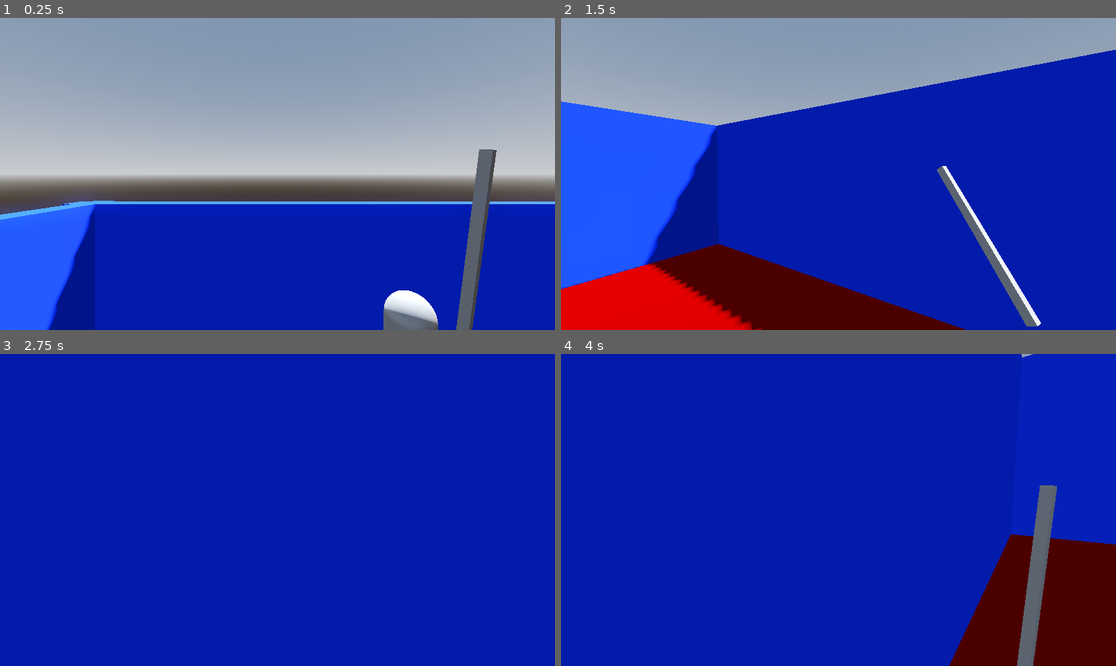
Above: before the commit, frames 1-4 (two rows, left to right).
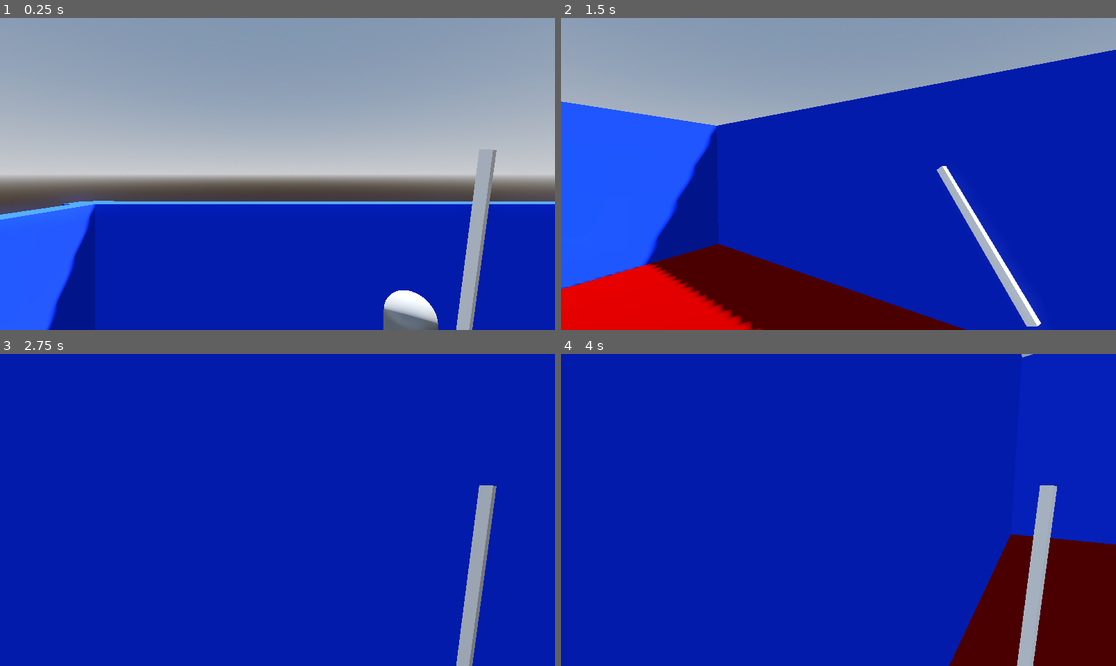
Above: after the commit, the same moments.

Repository: Zku11y/GameJam-Rabat-Dec-2025
Game: Godot game, scene res://tmp_world.tscn
The game is run twice, just before and just after one commit, with the same random seed, the same clock (stepped at 60 frames per second) and the same inputs.
Inputs (mouse positions are in pixels of both pictures, inside the frame that each line leads up to):
- Up to frame 1 (0.25 s): no input
- Up to frame 2 (1.5 s): tap Enter (ui_accept) at 0.5 s; move the mouse to (866, 174) at 0.52 s; hold W (forward) from 0.53 s (still down); right-click (866, 174) at 0.6 s; tap Space (jump) at 0.77 s; move the mouse to (810, 174) at 1.27 s; click (810, 174) at 1.35 s
- Up to frame 3 (2.75 s): keep holding W (forward); tap Space (jump) at 1.52 s; right-click (249, 510) at 1.55 s; move the mouse to (288, 503) at 2.02 s; tap Ctrl (dash) at 2.1 s; right-click (288, 503) at 2.3 s
- Up to frame 4 (4 s): keep holding W (forward); tap Enter (ui_accept) at 2.75 s; move the mouse to (832, 516) at 2.77 s; tap Shift (run) at 2.85 s; tap Space (jump) at 3.02, 3.77 s; right-click (832, 516) at 3.05 s; move the mouse to (877, 513) at 3.52 s; right-click (877, 513) at 3.6 s

The runs differ from the first frame. In frame 1, 1.8% of the frame differs, in the area x 82-90%, y 42-100%; in frame 2, 0.9%; in frame 3, 1.8%; in frame 4, 1.8%.

Commit message:
changed game idea, added basic layout of the game level

Diff:
--- /dev/null
+++ b/game-jam-rabat-2025/gun.gd
@@ -0,0 +1,18 @@
+extends Node3D
+
+@onready var _anim = $AnimationPlayer
+var projectile = "res://projectile.tscn"
+
+func _ready() -> void:
+	pass # Replace with function body.
+
+
+# Called every frame. 'delta' is the elapsed time since the previous frame.
+func _physics_process(delta: float) -> void:
+	if Input.is_action_just_pressed("shoot"):
+		if !_anim.is_playing():
+			_anim.play("shoot")
+			var instance = projectile.instantiate()
+			instance.position = global_position
+			instance.transform.basis = global_transform.basis
+			add_child(instance)
--- /dev/null
+++ b/game-jam-rabat-2025/gun.tscn
@@ -0,0 +1,54 @@
+[gd_scene load_steps=6 format=3 uid="uid://6vouiiyq8bso"]
+
+[ext_resource type="Script" uid="uid://36qxxiryrk3s" path="res://gun.gd" id="1_vk1bi"]
+
+[sub_resource type="BoxMesh" id="BoxMesh_r8ywq"]
+
+[sub_resource type="Animation" id="Animation_vk1bi"]
+resource_name = "shoot"
+length = 0.183
+tracks/0/type = "value"
+tracks/0/imported = false
+tracks/0/enabled = true
+tracks/0/path = NodePath("MeshInstance3D:position")
+tracks/0/interp = 1
+tracks/0/loop_wrap = true
+tracks/0/keys = {
+"times": PackedFloat32Array(0, 0.029061256, 0.08715669),
+"transitions": PackedFloat32Array(1, 1, 1),
+"update": 0,
+"values": [Vector3(0, 0, 0), Vector3(0, 0, -0.095), Vector3(0, 0, 0)]
+}
+
+[sub_resource type="Animation" id="Animation_dk5gl"]
+length = 0.001
+tracks/0/type = "value"
+tracks/0/imported = false
+tracks/0/enabled = true
+tracks/0/path = NodePath("MeshInstance3D:position")
+tracks/0/interp = 1
+tracks/0/loop_wrap = true
+tracks/0/keys = {
+"times": PackedFloat32Array(0),
+"transitions": PackedFloat32Array(1),
+"update": 0,
+"values": [Vector3(0, 0, 0)]
+}
+
+[sub_resource type="AnimationLibrary" id="AnimationLibrary_kw0bs"]
+_data = {
+&"RESET": SubResource("Animation_dk5gl"),
+&"shoot": SubResource("Animation_vk1bi")
+}
+
+[node name="gun" type="Node3D"]
+script = ExtResource("1_vk1bi")
+
+[node name="MeshInstance3D" type="MeshInstance3D" parent="."]
+transform = Transform3D(0.20617092, 0, 0, 0, 0.25285178, 0, 0, 0, 0.8464816, 0, 0, 0)
+mesh = SubResource("BoxMesh_r8ywq")
+
+[node name="AnimationPlayer" type="AnimationPlayer" parent="."]
+libraries = {
+&"": SubResource("AnimationLibrary_kw0bs")
+}
--- /dev/null
+++ b/game-jam-rabat-2025/particle.gd
@@ -0,0 +1,15 @@
+extends Node3D
+
+const SPEED = 40.0
+
+@onready var projectile = $MeshInstance3D
+@onready var ray = $RayCast3D
+
+# Called when the node enters the scene tree for the first time.
+func _ready() -> void:
+	pass # Replace with function body.
+
+
+# Called every frame. 'delta' is the elapsed time since the previous frame.
+func _process(delta: float) -> void:
+	position += transform.basis * Vector3(0, 0, -SPEED) * delta
--- /dev/null
+++ b/game-jam-rabat-2025/particle.tscn
@@ -0,0 +1,15 @@
+[gd_scene load_steps=3 format=3 uid="uid://4cdcbd4wix1j"]
+
+[ext_resource type="Script" uid="uid://3lfkbbpiiq20" path="res://particle.gd" id="1_kgu82"]
+
+[sub_resource type="BoxMesh" id="BoxMesh_pxd2d"]
+
+[node name="Projectile" type="Node3D"]
+script = ExtResource("1_kgu82")
+
+[node name="MeshInstance3D" type="MeshInstance3D" parent="."]
+transform = Transform3D(0.07503265, 0, 0, 0, 0.067452274, 0, 0, 0, 1, 0, 0, 0)
+mesh = SubResource("BoxMesh_pxd2d")
+
+[node name="RayCast3D" type="RayCast3D" parent="."]
+target_position = Vector3(0, 0, -1)
--- a/game-jam-rabat-2025/project.godot
+++ b/game-jam-rabat-2025/project.godot
@@ -57,3 +57,8 @@
 "events": [Object(InputEventMouseButton,"resource_local_to_scene":false,"resource_name":"","device":-1,"window_id":0,"a …(258 unchanged characters)…
 ]
 }
+shoot={
+"deadzone": 0.2,
+"events": [Object(InputEventMouseButton,"resource_local_to_scene":false,"resource_name":"","device":-1,"window_id":0,"alt_pressed":false,"shift_pressed":false,"ctrl_pressed":false,"meta_pressed":false,"button_mask":2,"position":Vector2(210, 9),"global_position":Vector2(219, 57),"factor":1.0,"button_index":2,"canceled":false,"pressed":true,"double_click":false,"script":null)
+]
+}
--- /dev/null
+++ b/game-jam-rabat-2025/projectile.tscn
@@ -0,0 +1,15 @@
+[gd_scene load_steps=3 format=3 uid="uid://cp3kdsjsocmpg"]
+
+[ext_resource type="Script" uid="uid://3lfkbbpiiq20" path="res://particle.gd" id="1_a85iw"]
+
+[sub_resource type="BoxMesh" id="BoxMesh_pxd2d"]
+
+[node name="Projectile" type="Node3D"]
+script = ExtResource("1_a85iw")
+
+[node name="MeshInstance3D" type="MeshInstance3D" parent="."]
+transform = Transform3D(0.07503265, 0, 0, 0, 0.067452274, 0, 0, 0, 1, 0, 0, 0)
+mesh = SubResource("BoxMesh_pxd2d")
+
+[node name="RayCast3D" type="RayCast3D" parent="."]
+target_position = Vector3(0, 0, -1)
--- /dev/null
+++ b/game-jam-rabat-2025/trap_room.tscn
@@ -0,0 +1,84 @@
+[gd_scene load_steps=2 format=3 uid="uid://e2blkocqcr63"]
+
+[ext_resource type="PackedScene" uid="uid://b2k8p2oov605b" path="res://player.tscn" id="1_s5ofc"]
+
+[node name="map" type="Node3D"]
+
+[node name="CSGBox3D4" type="CSGBox3D" parent="."]
+transform = Transform3D(-4.371139e-08, 0, 1.4805597, 0, 4.248816, 0, -1, 0, -6.471732e-08, -0.06784016, 0.033252858, -1.7892692)
+use_collision = true
+size = Vector3(0.091796875, 1, 2.4761353)
+
+[node name="CSGBox3D5" type="CSGBox3D" parent="."]
+transform = Transform3D(-4.3711385e-08, 0, -1.4805596, 0, 4.2488155, 0, 0.99999994, 0, -6.471731e-08, -0.047363445, 0.0744494, 1.7108445)
+use_collision = true
+size = Vector3(0.091796875, 1, 2.4702454)
+
+[node name="CSGBox3D3" type="CSGBox3D" parent="."]
+transform = Transform3D(1, 0, 0, 0, 1, 0, 0, 0, 1, 5.3435774, -0.489, 0.256)
+use_collision = true
+size = Vector3(14.875916, 0.12841797, 4.4156494)
+
+[node name="CSGBox3D6" type="CSGBox3D" parent="."]
+transform = Transform3D(1, 0, 0, 0, 1, 0, 0, 0, 1, 0.03265381, 2.0934613, 0.25567627)
+use_collision = true
+size = Vector3(4.2547607, 0.12841797, 4.4156494)
+
+[node name="CSGCombiner3D" type="CSGCombiner3D" parent="."]
+transform = Transform3D(1.1707289, 0, 0, 0, 1.1707289, 0, 0, 0, 1.1707289, -1.8484309, 0.0020325705, -0.04406959)
+use_collision = true
+
+[node name="CSGBox3D10" type="CSGBox3D" parent="CSGCombiner3D"]
+transform = Transform3D(1, 0, 0, 0, 4.248816, 0, 0, 0, 1, 0, 0.069232814, 0)
+use_collision = true
+size = Vector3(0.091796875, 0.85302734, 3.0621338)
+
+[node name="CSGBox3D7" type="CSGBox3D" parent="CSGCombiner3D"]
+transform = Transform3D(0.8541687, 0, 0, 0, 0.8541687, 0, 0, 0, 0.8541687, -0.022643685, -0.05904379, 0.15519832)
+operation = 2
+size = Vector3(0.23956299, 0.7147827, 0.43766785)
+
+[node name="CSGBox3D2" type="CSGBox3D" parent="CSGCombiner3D"]
+transform = Transform3D(-1, 0, 1.5099582e-07, 0, 4.248816, 0, -1.5099582e-07, 0, -1, 3.048754, -0.24299705, -0.031655308)
+size = Vector3(0.091796875, 1, 3.1203613)
+
+[node name="CSGBox3D8" type="CSGBox3D" parent="CSGCombiner3D"]
+transform = Transform3D(0.8541687, 0, 0, 0, 0.8541687, 0, 0, 0, 0.8541687, 3.0475068, -0.06204093, 0.15519832)
+operation = 2
+size = Vector3(0.23956299, 0.74803925, 0.43766785)
+
+[node name="CSGBox3D3" type="CSGBox3D" parent="CSGCombiner3D"]
+transform = Transform3D(-1, 0, 1.5099582e-07, 0, 4.1320043, 0, -1.5099582e-07, 0, -1, 9.253074, -0.22330095, -0.031655308)
+size = Vector3(0.091796875, 1, 3.1203613)
+
+[node name="CSGBox3D9" type="CSGBox3D" parent="CSGCombiner3D"]
+transform = Transform3D(0.8541687, 0, 0, 0, 0.8541687, 0, 0, 0, 0.8541687, 9.251824, -0.06204093, 0.15519832)
+operation = 2
+size = Vector3(0.23956299, 0.74803925, 0.43766785)
+
+[node name="CSGBox3D" type="CSGBox3D" parent="."]
+transform = Transform3D(1, 0, 0, 0, 4.1320043, 0, 0, 0, 1, 5.396712, 0.08769612, 0.8198391)
+use_collision = true
+size = Vector3(7.29216, 1, 0.09161377)
+
+[node name="CSGBox3D2" type="CSGBox3D" parent="."]
+transform = Transform3D(1, 0, 0, 0, 4.1320043, 0, 0, 0, 1, 5.365046, 0.08769612, -0.5826533)
+use_collision = true
+size = Vector3(7.29216, 1, 0.09161377)
+
+[node name="CSGBox3D7" type="CSGBox3D" parent="."]
+transform = Transform3D(1, 0, 0, 0, 1, 0, 0, 0, 1, 5.3435774, 2.0891132, 0.256)
+use_collision = true
+size = Vector3(14.875916, 0.12841797, 4.4156494)
+
+[node name="Player" parent="." instance=ExtResource("1_s5ofc")]
+transform = Transform3D(0.215, 0, 0, 0, 0.215, 0, 0, 0, 0.215, 0, 0, 0)
+
+[node name="SpotLight3D" type="OmniLight3D" parent="."]
+transform = Transform3D(1, 0, 0, 0, 0.25881898, 0.96592593, 0, -0.96592593, 0.25881898, -0.051792502, 1.8824226, 0.26927242)
+
+[node name="SpotLight3D2" type="OmniLight3D" parent="."]
+transform = Transform3D(1, 0, 0, 0, 0.25881898, 0.96592593, 0, -0.96592593, 0.25881898, 3.5384698, 1.5961187, 0.08199686)
+
+[node name="SpotLight3D2" type="OmniLight3D" parent="SpotLight3D2"]
+transform = Transform3D(1, 0, 0, 0, 0.25881898, 0.9659258, 0, -0.9659258, 0.25881898, 3.4534302, -0.07025543, 0.0027426481)
--- a/game-jam-rabat-2025/weapon.tscn
+++ b/game-jam-rabat-2025/weapon.tscn
@@ -1,8 +1,12 @@
-[gd_scene load_steps=7 format=3 uid="uid://g8od13j8vo5k"]
+[gd_scene load_steps=8 format=3 uid="uid://g8od13j8vo5k"]
 
 [ext_resource type="Script" uid="uid://b821osoenppd8" path="res://weapon.gd" id="1_swcir"]
 
+[sub_resource type="StandardMaterial3D" id="StandardMaterial3D_swcir"]
+no_depth_test = true
+
 [sub_resource type="BoxMesh" id="BoxMesh_div1a"]
+material = SubResource("StandardMaterial3D_swcir")
 
 [sub_resource type="BoxShape3D" id="BoxShape3D_swcir"]
 
Not shown, added: game-jam-rabat-2025/gun.gd.uid
Not shown, added: game-jam-rabat-2025/particle.gd.uid
